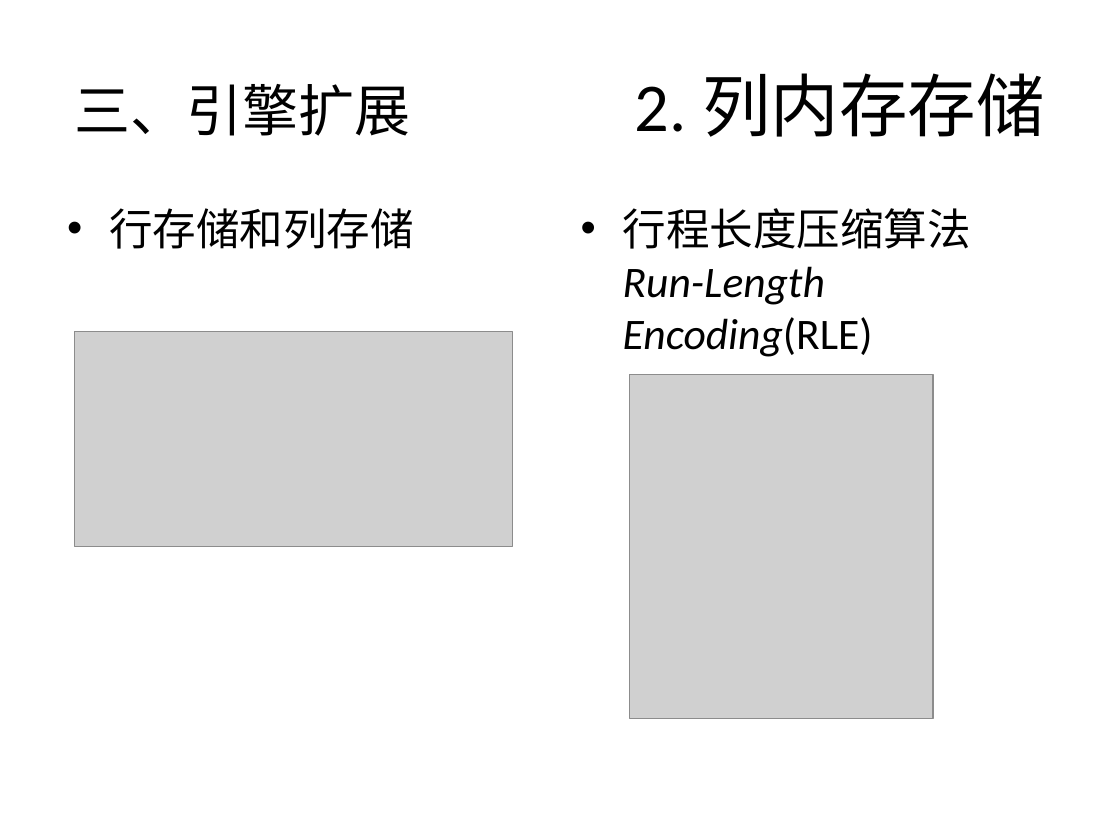
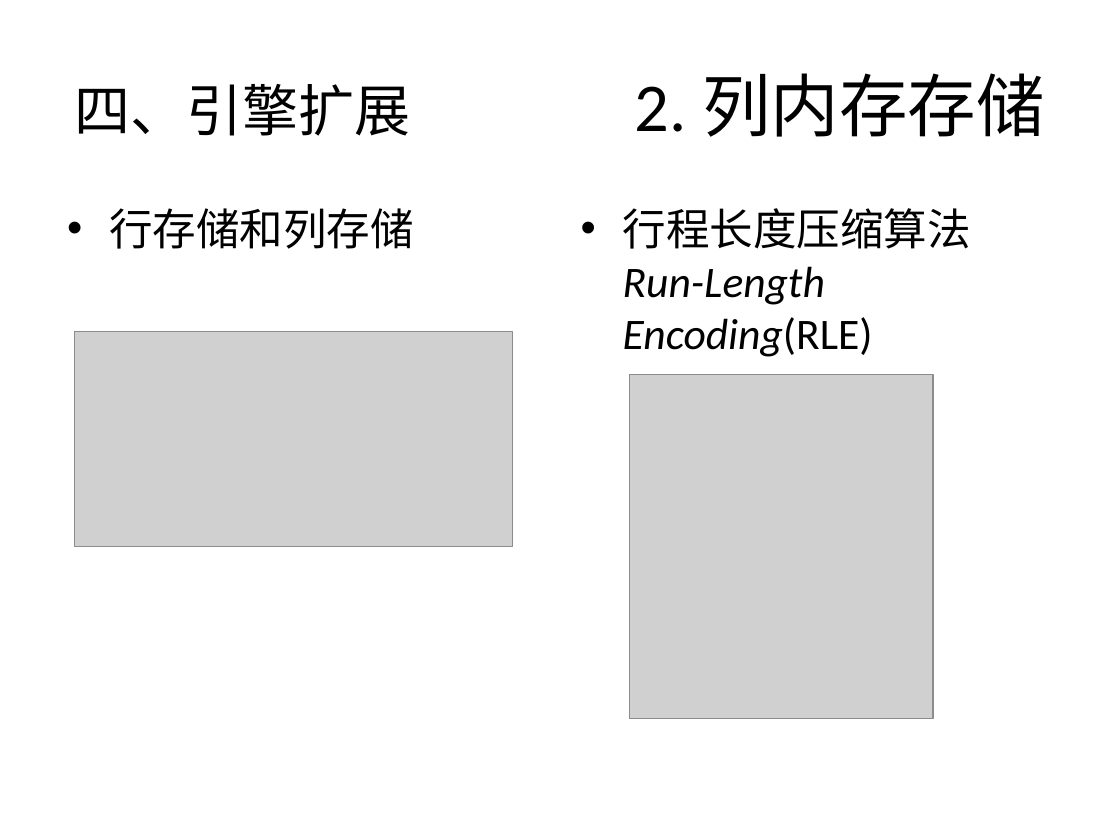
Before and after one commit to wuxingdexian/seminar, a slide deck: slide 38 of Shark SQL and Rich Analytics at Scale.pptx (slide 34 before the commit). Drawn at 1120x840 pixels with LibreOffice and Linux fonts; fonts in the diff are those of the drawing; grey boxes stand for pictures. Boxes give left, top, right and bottom in pixels: in the first picture for what was removed or moved away, otherwise in the second. Text is boxed around its words. In the diff, an @@ line names an element or a change of style, - is before the commit and + after.

```diff
--- a/Shark SQL and Rich Analytics at Scale.pptx
+++ b/Shark SQL and Rich Analytics at Scale.pptx
@@ title at (x1=75, y1=73, x2=1044, y2=137): text changed @@
-三、引擎扩展 2. 列内存存储
+四、引擎扩展 2. 列内存存储
```
Also in this commit, not shown: 18 other slides changed, 8 slides added.
